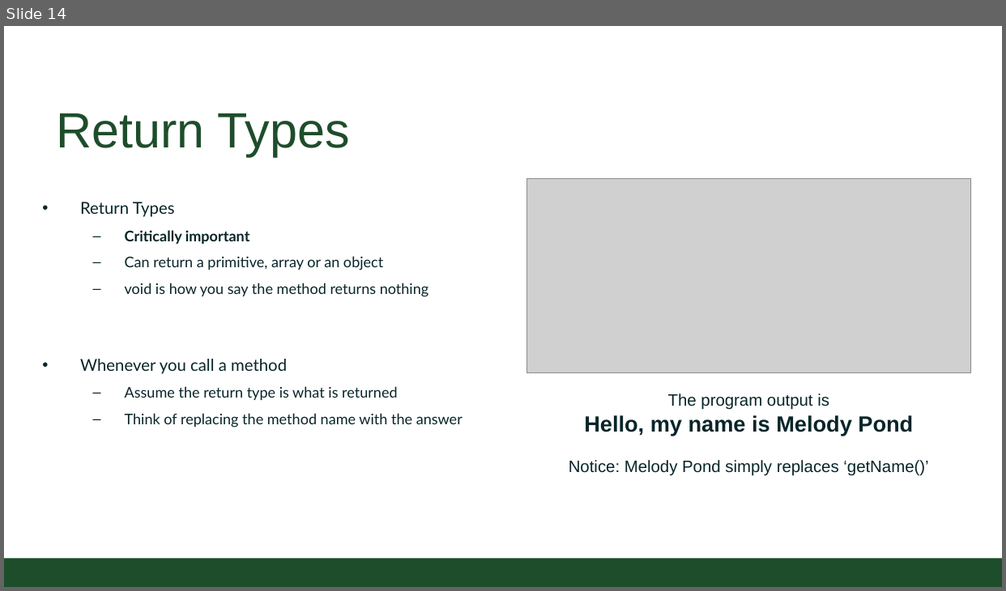
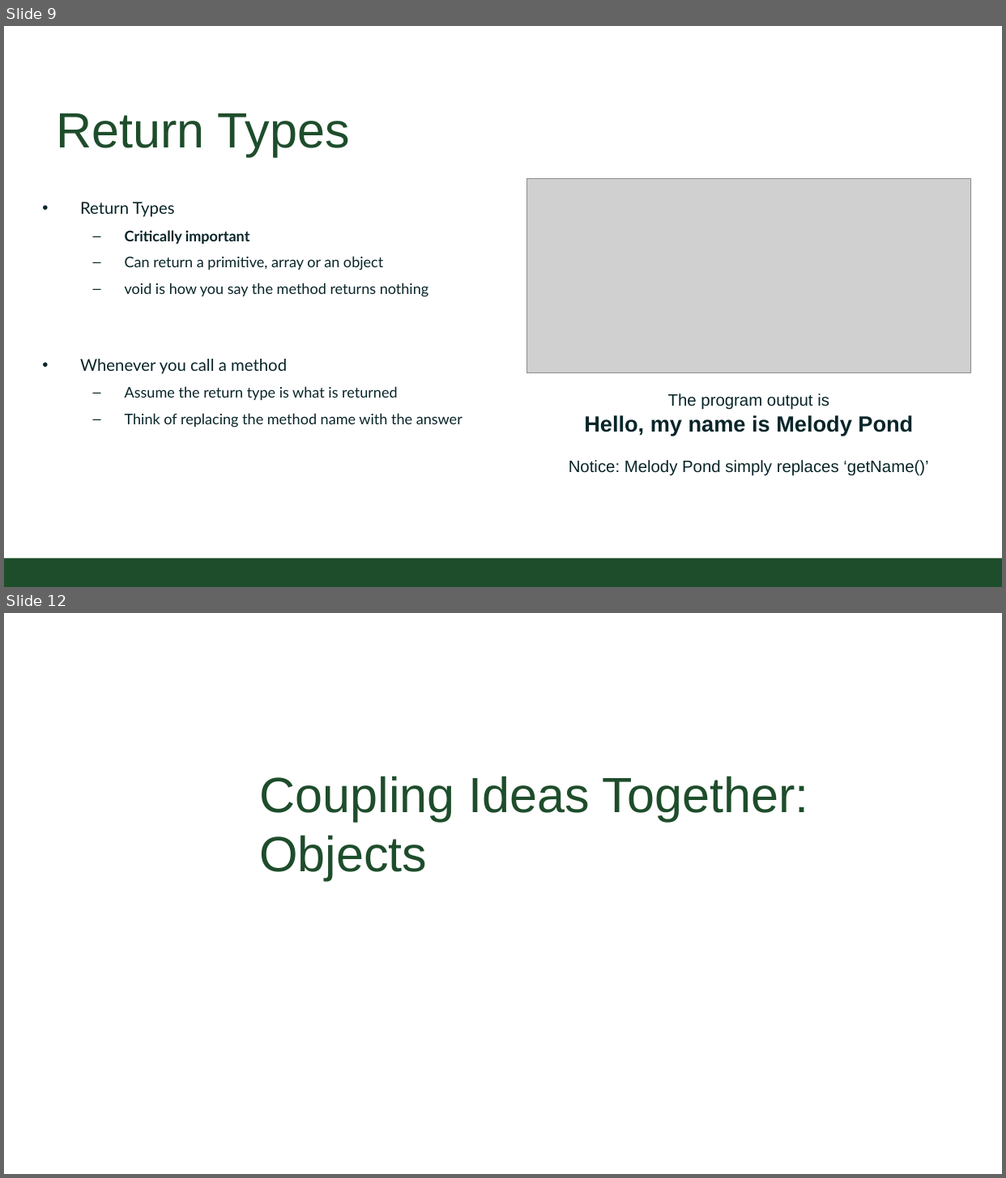
Before and after one commit to CSU-CompSci-CS163-4/Handouts, a slide deck: slides/On-Campus/02_02_ObjectsMethods.pptx. Shown one above the other, each under a label of ours: slide 14 before the commit, slides 9 and 12 after it; the slides between them are not shown. The pictures are 1006x591 and 1006x1178 pixels, drawn with LibreOffice and Linux fonts; fonts in the diff are those of the drawing; grey boxes stand for pictures; background and template pictures are left out. Boxes give left, top, right and bottom in pixels: in the first picture for what was removed or moved away, otherwise in the second. Text is boxed around its words. In the diff, an @@ line names an element or a change of style, - is before the commit and + after.

```diff
--- a/slides/On-Campus/02_02_ObjectsMethods.pptx
+++ b/slides/On-Campus/02_02_ObjectsMethods.pptx
@@ slide 12 added at (4, 613, 1002, 1174), background #FFFFFF @@
@@ title added at (259, 776, 809, 880), 54 pt, text #1E4D2B @@
+Coupling Ideas Together: Objects
@@ what was slide 14 is now slide 9 @@
```
Also in this commit, not shown: 11 slides changed, 13 other slides added, 2 slides removed, 4 other files.
